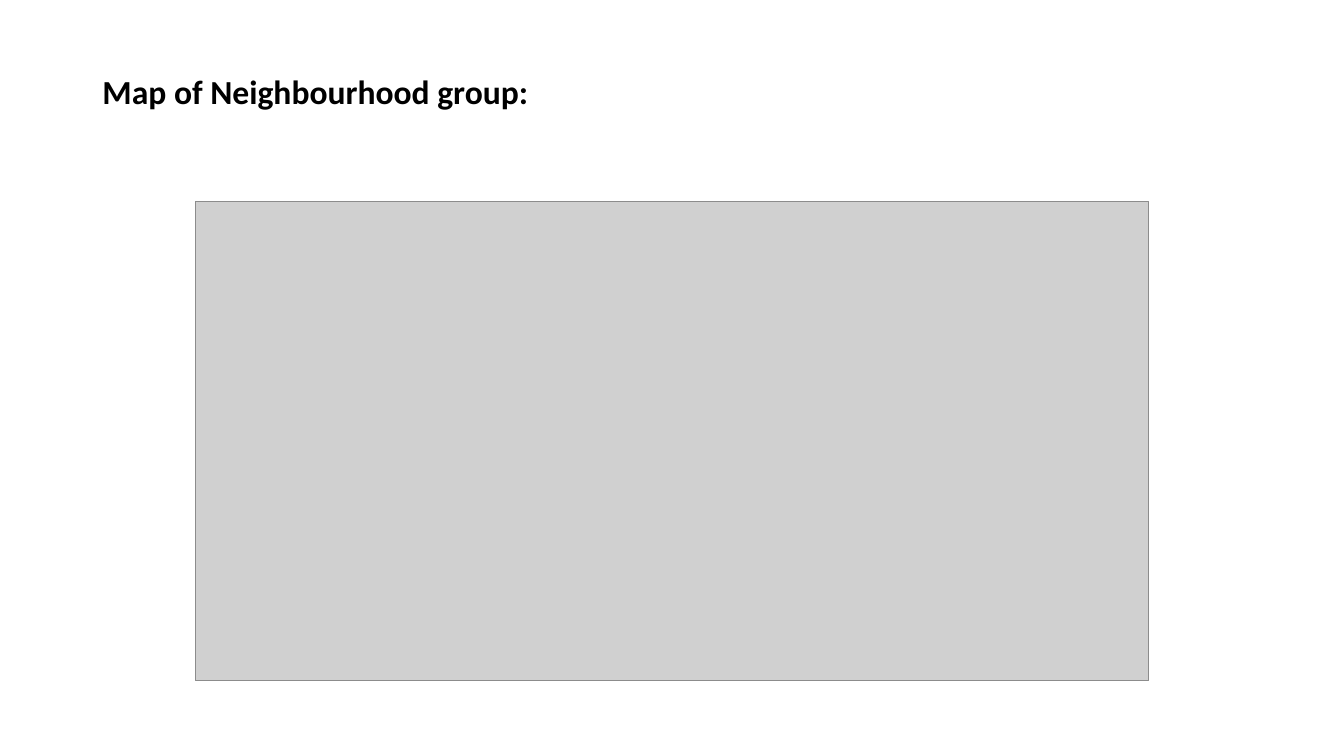
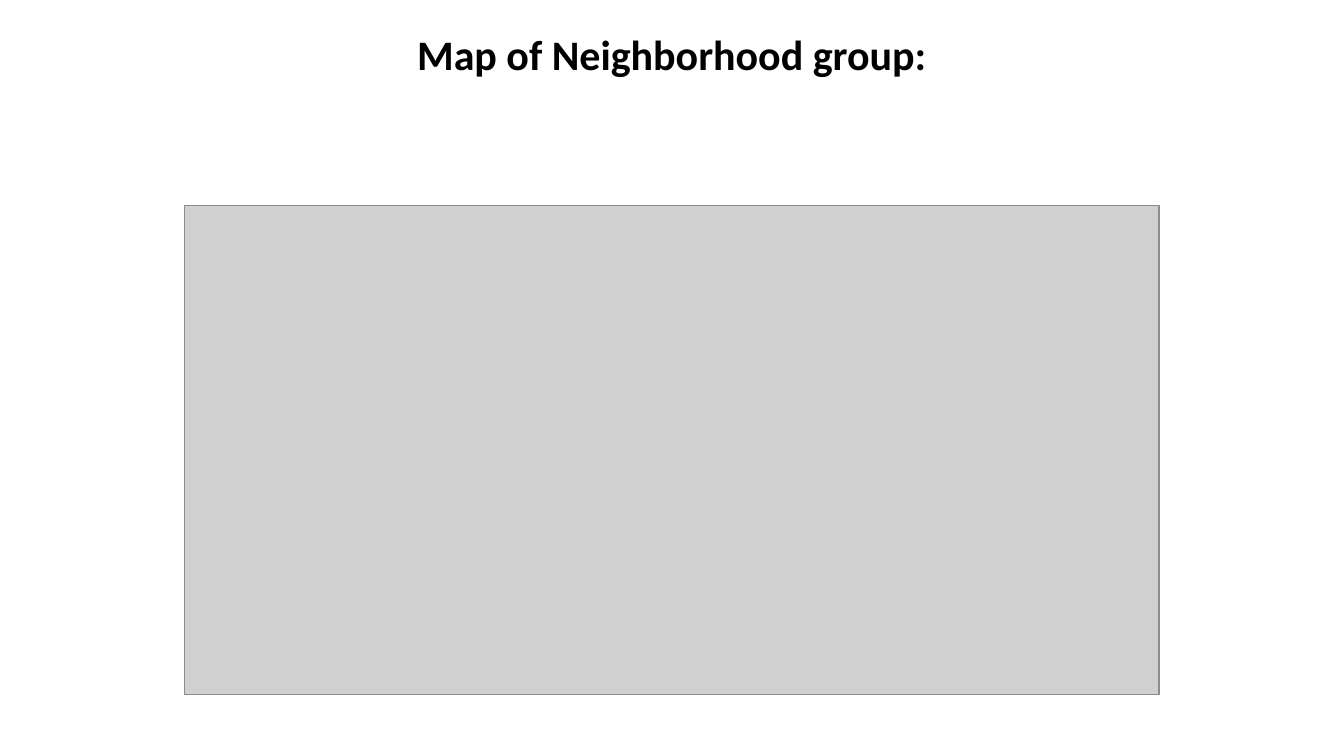
Before and after one commit to Alzabyedi/EDA_Project, a slide deck: slide 2 of communication.pptx. Drawn at 1344x756 pixels with LibreOffice and Linux fonts; fonts in the diff are those of the drawing; grey boxes stand for pictures. Boxes give left, top, right and bottom in pixels: in the first picture for what was removed or moved away, otherwise in the second. Text is boxed around its words. In the diff, an @@ line names an element or a change of style, - is before the commit and + after.

```diff
--- a/communication.pptx
+++ b/communication.pptx
@@ title "Map of Neighborhood group:" at (x1=417, y1=40, x2=926, y2=77): vertical alignment middle to bottom @@
@@ title at (x1=417, y1=40, x2=926, y2=77): text changed; size 24 to 30 pt @@
-Map of Neighbourhood group:
+Map of Neighborhood group:
@@ picture resized from (x1=196, y1=202, x2=1149, y2=682) to (x1=185, y1=206, x2=1158, y2=696) @@
```
Also in this commit, not shown: 3 other slides changed, 2 slides added, 2 slides removed.
